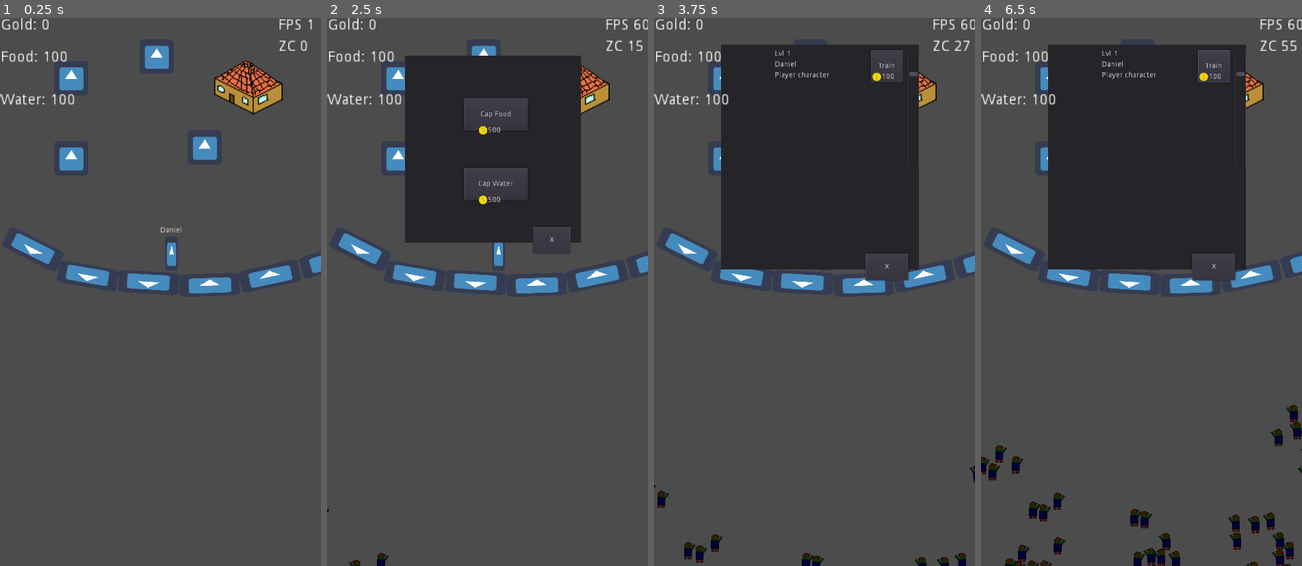
Above: before the commit, frames 1-4 (left to right).
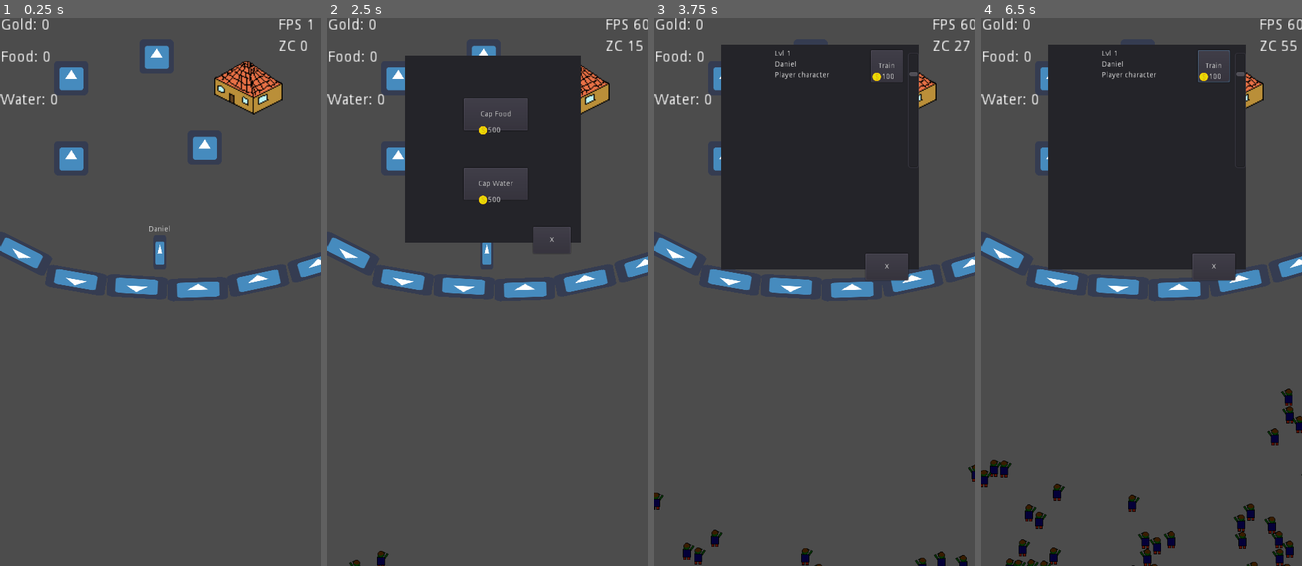
Above: after the commit, the same moments.

Repository: stranker/CLICKER_Z
Game: Godot game, scene res://Scene/MainScene.tscn
Same seed, same stepped clock (60 frames per second), same inputs: the game is played once before the commit and once after it. The engine's default icon, where the game draws it, is replaced by a stand-in: a white triangle on a blue panel in a dark square.
Inputs (mouse positions are in pixels of both pictures, inside the frame that each line leads up to):
- Up to frame 1 (0.25 s): no input
- Up to frame 2 (2.5 s): click (574, 89) at 0.5 s; click "X" at 1.25 s; click (397, 78) at 2 s
- Up to frame 3 (3.75 s): click (859, 149) at 2.75 s; click (724, 160) at 3.5 s
- Up to frame 4 (6.5 s): click (1138, 56) at 4.25 s; click "Train" at 5 s; click (1186, 149) at 5.75 s

The runs differ from the first frame. In frame 1, 2.9% of the frame differs, in the area x 0-100%, y 6-52%; in frame 2, 2.9%; in frame 3, 3.1%; in frame 4, 5.3%, in the area x 0-100%, y 6-100%.

Commit message:
Fix layer GUI / ADD upgrade watch

Diff:
--- a/GUI/WatchPanel.tscn
+++ b/GUI/WatchPanel.tscn
@@ -4,6 +4,9 @@
 
 resource_name = "WatchPanel.gd"
 script/source = "extends Panel
+
+# Upgrade COST
+var upgrade_cost = 1000
 
 # Seek time
 var survivor_time = 4
@@ -16,9 +19,9 @@
 const TYPE_SUPPLY = 2
 
 # Seek PROB
-const SURVIVOR_PROB = 0
-const WEAPON_PROB = 0
-const SUPPLY_PROB = 0
+var SURVIVOR_PROB = 75
+var WEAPON_PROB = 70
+var SUPPLY_PROB = 0
 
 # SUPPLY SEARCH COST
 var survivor_food_cost = 100
@@ -161,10 +164,19 @@
 	weapon_water_cost = weapon_water_cost * 2
 	weapon_food_cost = weapon_food_cost * 2
 	weapon_gold_cost = weapon_gold_cost * 2
-	pass"
+	pass
+
+func _on_UpgradeWatch_pressed():
+	if Global.GOLD >= upgrade_cost:
+		Global.GOLD -= upgrade_cost
+		SUPPLY_PROB -= 1
+		WEAPON_PROB -= 2
+		upgrade_cost = int(upgrade_cost * 1.5)
+	pass # replace with function body
+"
 _sections_unfolded = [ "Resource" ]
 
-[node name="WatchPanel" type="Panel"]
+[node name="WatchPanel" type="Panel" index="0"]
 
 anchor_left = 0.5
 anchor_top = 0.0
@@ -190,9 +202,9 @@
 anchor_right = 0.5
 anchor_bottom = 0.5
 margin_left = -75.0
-margin_top = -88.0
+margin_top = -127.0
 margin_right = 75.0
-margin_bottom = -28.0
+margin_bottom = -67.0
 rect_pivot_offset = Vector2( 0, 0 )
 rect_clip_content = false
 focus_mode = 2
@@ -215,9 +227,9 @@
 anchor_right = 0.5
 anchor_bottom = 0.5
 margin_left = -75.0
-margin_top = 20.0
+margin_top = -39.0
 margin_right = 75.0
-margin_bottom = 80.0
+margin_bottom = 21.0
 rect_pivot_offset = Vector2( 0, 0 )
 rect_clip_content = false
 focus_mode = 2
@@ -259,7 +271,32 @@
 flat = false
 align = 1
 
-[node name="CloseButton" type="Button" parent="." index="3"]
+[node name="UpgradeWatch" type="Button" parent="." index="3"]
+
+anchor_left = 0.5
+anchor_top = 1.0
+anchor_right = 0.5
+anchor_bottom = 1.0
+margin_left = -78.0
+margin_top = -104.0
+margin_right = 77.0
+margin_bottom = -41.0
+rect_pivot_offset = Vector2( 0, 0 )
+rect_clip_content = false
+focus_mode = 2
+mouse_filter = 0
+mouse_default_cursor_shape = 0
+size_flags_horizontal = 1
+size_flags_vertical = 1
+toggle_mode = false
+enabled_focus_mode = 2
+shortcut = null
+group = null
+text = "Upgrade watchtower"
+flat = false
+align = 1
+
+[node name="CloseButton" type="Button" parent="." index="4"]
 
 anchor_left = 1.0
 anchor_top = 1.0
@@ -284,7 +321,7 @@
 flat = false
 align = 1
 
-[node name="Error" type="Label" parent="." index="4"]
+[node name="Error" type="Label" parent="." index="5"]
 
 anchor_left = 0.0
 anchor_top = 0.0
@@ -305,14 +342,14 @@
 lines_skipped = 0
 max_lines_visible = -1
 
-[node name="ErrorTimer" type="Timer" parent="." index="5"]
+[node name="ErrorTimer" type="Timer" parent="." index="6"]
 
 process_mode = 1
 wait_time = 4.0
 one_shot = true
 autostart = false
 
-[node name="SeekTimer" type="Timer" parent="." index="6"]
+[node name="SeekTimer" type="Timer" parent="." index="7"]
 
 process_mode = 1
 wait_time = 1.0
@@ -325,6 +362,8 @@
 
 [connection signal="pressed" from="SearchSupplies" to="." method="_on_SeekSupplies_pressed"]
 
+[connection signal="pressed" from="UpgradeWatch" to="." method="_on_UpgradeWatch_pressed"]
+
 [connection signal="pressed" from="CloseButton" to="." method="_on_CloseButton_pressed"]
 
 [connection signal="timeout" from="ErrorTimer" to="." method="_on_ErrorTimer_timeout"]
--- a/Object/Buildings/Buildings.tscn
+++ b/Object/Buildings/Buildings.tscn
@@ -10,7 +10,7 @@
 [sub_resource type="GDScript" id=1]
 
 resource_name = "Buildings.gd"
-script/source = "extends Control
+script/source = "extends CanvasLayer
 
 var survivor = preload(\"res://Object/Characters/Survivor.tscn\")
 var seek_type
@@ -49,18 +49,13 @@
 	pass"
 _sections_unfolded = [ "Resource" ]
 
-[node name="Buildings" type="Control"]
+[node name="Buildings" type="CanvasLayer"]
 
-anchor_left = 0.0
-anchor_top = 0.0
-anchor_right = 1.0
-anchor_bottom = 1.0
-rect_pivot_offset = Vector2( 0, 0 )
-rect_clip_content = false
-mouse_filter = 0
-mouse_default_cursor_shape = 0
-size_flags_horizontal = 1
-size_flags_vertical = 1
+layer = 1
+offset = Vector2( 0, 0 )
+rotation = 0.0
+scale = Vector2( 1, 1 )
+transform = Transform2D( 1, 0, 0, 1, 0, 0 )
 script = SubResource( 1 )
 
 [node name="Armory" parent="." index="0" instance=ExtResource( 1 )]
--- a/Object/CoinCandy.tscn
+++ b/Object/CoinCandy.tscn
@@ -13,7 +13,7 @@
 	$Tween.interpolate_property(self,\"global_position\",global_position,global_position+Vector2(0,-50),0.5,Tween.TRANS_LINEAR,Tween.EASE_IN,0)
 	$Tween.interpolate_property(self,\"global_position\",global_position+Vector2(0,-50),Global.GOLD_POS,1,Tween.TRANS_EXPO,Tween.EASE_OUT,0.7)
 	$Tween.start()
-	$Label.text = str(cant)
+	$Label.text = \"+\"+str(cant)
 	pass
 
 func _process(delta):
@@ -23,9 +23,9 @@
 	pass "
 _sections_unfolded = [ "Resource" ]
 
-[node name="CoinCandy" type="Sprite" index="0"]
+[node name="CoinCandy" type="Sprite"]
 
-scale = Vector2( 0.5, 0.5 )
+scale = Vector2( 0.7, 0.7 )
 texture = ExtResource( 1 )
 script = SubResource( 1 )
 _sections_unfolded = [ "Transform" ]
--- a/Object/Global.gd
+++ b/Object/Global.gd
@@ -11,8 +11,8 @@
 var curr_weapon = null
 
 # Variables de Deposit
-var curr_food = 100
-var curr_water = 100
+var curr_food = 0
+var curr_water = 0
 var MAX_FOOD = 100
 var MAX_WATER = 100
 var food_pos = Vector2()
--- a/Object/Spawner.tscn
+++ b/Object/Spawner.tscn
@@ -15,7 +15,7 @@
 	randomize()
 	pos.x = rand_range(-50,50)
 	pos.y = rand_range(-50,50)
-	if Global.ZOMBI_LIST.size() < Global.MAX_COUNT_ZOMBIES and Performance.get_monitor(Performance.TIME_FPS)>=35:
+	if Global.ZOMBI_LIST.size() < Global.MAX_COUNT_ZOMBIES and Performance.get_monitor(Performance.TIME_FPS)>=40:
 		var z = zombies.instance()
 		get_node(\"/root/MainScene/InteractiveArea/Zombies\").call_deferred(\"add_child\",z)
 		z.global_position = global_position + pos
--- a/Object/Supply.tscn
+++ b/Object/Supply.tscn
@@ -16,7 +16,11 @@
 var type_pos = -1
 
 func _ready():
-	$Tween.interpolate_property(self,\"global_position\",global_position,type_pos,1,Tween.TRANS_EXPO,Tween.EASE_OUT,0)
+	randomize()
+	var rand_x = int(rand_range(-20,20))
+	var int_y = -30
+	$Tween.interpolate_property(self,\"global_position\",global_position,global_position+Vector2(rand_x,int_y),1.5,Tween.TRANS_EXPO,Tween.EASE_OUT,0)
+	$Tween.interpolate_property(self,\"global_position\",global_position,type_pos,1,Tween.TRANS_EXPO,Tween.EASE_OUT,1.5)
 	$Tween.start()
 	pass
 
--- a/Object/Z.tscn
+++ b/Object/Z.tscn
@@ -7,17 +7,19 @@
 resource_name = "Zombie.gd"
 script/source = "extends RigidBody2D
 
-var WALK = 30
+var WALK = 0
 var player = Global.player_pos
 var direction = Vector2()
 var life = 2
 var gold = 2
 # DROP
-const DROP_PROB = 60
+const DROP_PROB = 70
 var coin = preload(\"res://Object/CoinCandy.tscn\")
 var supply = preload(\"res://Object/Supply.tscn\")
 
 func _ready():
+	randomize()
+	WALK = int(rand_range(20,40))
 	direction = (player-global_position).normalized()
 	pass
 
@@ -50,11 +52,12 @@
 func drop_supply():
 	var nr = int(rand_range(0,100))
 	if nr > DROP_PROB:
+		randomize()
 		var s = supply.instance()
 		if nr % 2 == 0:
-			s.create_food(10,global_position)
+			s.create_food(int(rand_range(1,10)),global_position)
 		else:
-			s.create_water(10,global_position)
+			s.create_water(int(rand_range(1,10)),global_position)
 		get_tree().root.call_deferred(\"add_child\",s)
 		if s.is_inside_tree():
 			s.start_tween()
--- a/Scene/MainScene.tscn
+++ b/Scene/MainScene.tscn
@@ -90,13 +90,14 @@
 "
 _sections_unfolded = [ "Resource" ]
 
-[node name="MainScene" type="Control" index="0"]
+[node name="MainScene" type="Control"]
 
 anchor_left = 0.0
 anchor_top = 0.0
 anchor_right = 1.0
 anchor_bottom = 1.0
 rect_pivot_offset = Vector2( 0, 0 )
+rect_clip_content = false
 mouse_filter = 0
 mouse_default_cursor_shape = 0
 size_flags_horizontal = 1
@@ -124,6 +125,7 @@
 margin_bottom = 14.0
 rect_scale = Vector2( 2, 2 )
 rect_pivot_offset = Vector2( 0, 0 )
+rect_clip_content = false
 mouse_filter = 2
 mouse_default_cursor_shape = 0
 size_flags_horizontal = 1
@@ -145,6 +147,7 @@
 margin_bottom = 54.0
 rect_scale = Vector2( 2, 2 )
 rect_pivot_offset = Vector2( 0, 0 )
+rect_clip_content = false
 mouse_filter = 2
 mouse_default_cursor_shape = 0
 size_flags_horizontal = 1
@@ -156,6 +159,7 @@
 
 [node name="InteractiveArea" type="Control" parent="." index="1"]
 
+editor/display_folded = true
 anchor_left = 0.5
 anchor_top = 1.0
 anchor_right = 0.5
@@ -163,8 +167,9 @@
 margin_left = -300.0
 margin_top = -724.0
 margin_right = 300.0
-margin_bottom = 56.0
-rect_pivot_offset = Vector2( 0, 0 )
+margin_bottom = 6.0
+rect_pivot_offset = Vector2( 0, 0 )
+rect_clip_content = false
 mouse_filter = 0
 mouse_default_cursor_shape = 0
 size_flags_horizontal = 1
@@ -172,7 +177,7 @@
 
 [node name="Wall" parent="InteractiveArea" index="0" instance=ExtResource( 1 )]
 
-position = Vector2( 22, -348 )
+position = Vector2( 0, -340 )
 collision_layer = 3
 collision_mask = 3
 
@@ -210,37 +215,36 @@
 
 [node name="SurvivorPositions" type="Node2D" parent="InteractiveArea" index="3"]
 
-editor/display_folded = true
 position = Vector2( -8, 12 )
 
 [node name="PlayerPos" type="Position2D" parent="InteractiveArea/SurvivorPositions" index="0"]
 
-position = Vector2( 320, 140 )
+position = Vector2( 298, 138 )
 _sections_unfolded = [ "Transform" ]
 
 [node name="Survivor1" type="Position2D" parent="InteractiveArea/SurvivorPositions" index="1"]
 
-position = Vector2( 238, 118 )
+position = Vector2( 208, 118 )
 _sections_unfolded = [ "Transform" ]
 
 [node name="Survivor2" type="Position2D" parent="InteractiveArea/SurvivorPositions" index="2"]
 
-position = Vector2( 418, 128 )
+position = Vector2( 398, 128 )
 _sections_unfolded = [ "Transform" ]
 
 [node name="Survivor3" type="Position2D" parent="InteractiveArea/SurvivorPositions" index="3"]
 
-position = Vector2( 148, 88 )
+position = Vector2( 128, 88 )
 _sections_unfolded = [ "Transform" ]
 
 [node name="Survivor4" type="Position2D" parent="InteractiveArea/SurvivorPositions" index="4"]
 
-position = Vector2( 498, 108 )
+position = Vector2( 488, 108 )
 _sections_unfolded = [ "Transform" ]
 
 [node name="Survivor5" type="Position2D" parent="InteractiveArea/SurvivorPositions" index="5"]
 
-position = Vector2( 68, 58 )
+position = Vector2( 58, 58 )
 _sections_unfolded = [ "Transform" ]
 
 [node name="Survivor6" type="Position2D" parent="InteractiveArea/SurvivorPositions" index="6"]
@@ -253,8 +257,6 @@
 _sections_unfolded = [ "Pause" ]
 
 [node name="Buildings" parent="." index="2" instance=ExtResource( 4 )]
-
-margin_bottom = -724.0
 
 [node name="Food" type="Button" parent="." index="3"]
 
@@ -267,6 +269,7 @@
 margin_right = 80.0
 margin_bottom = 360.0
 rect_pivot_offset = Vector2( 0, 0 )
+rect_clip_content = false
 focus_mode = 2
 mouse_filter = 0
 mouse_default_cursor_shape = 0
@@ -291,6 +294,7 @@
 margin_right = 80.0
 margin_bottom = 300.0
 rect_pivot_offset = Vector2( 0, 0 )
+rect_clip_content = false
 focus_mode = 2
 mouse_filter = 0
 mouse_default_cursor_shape = 0
@@ -315,6 +319,7 @@
 margin_right = 80.0
 margin_bottom = 420.0
 rect_pivot_offset = Vector2( 0, 0 )
+rect_clip_content = false
 focus_mode = 2
 mouse_filter = 0
 mouse_default_cursor_shape = 0
